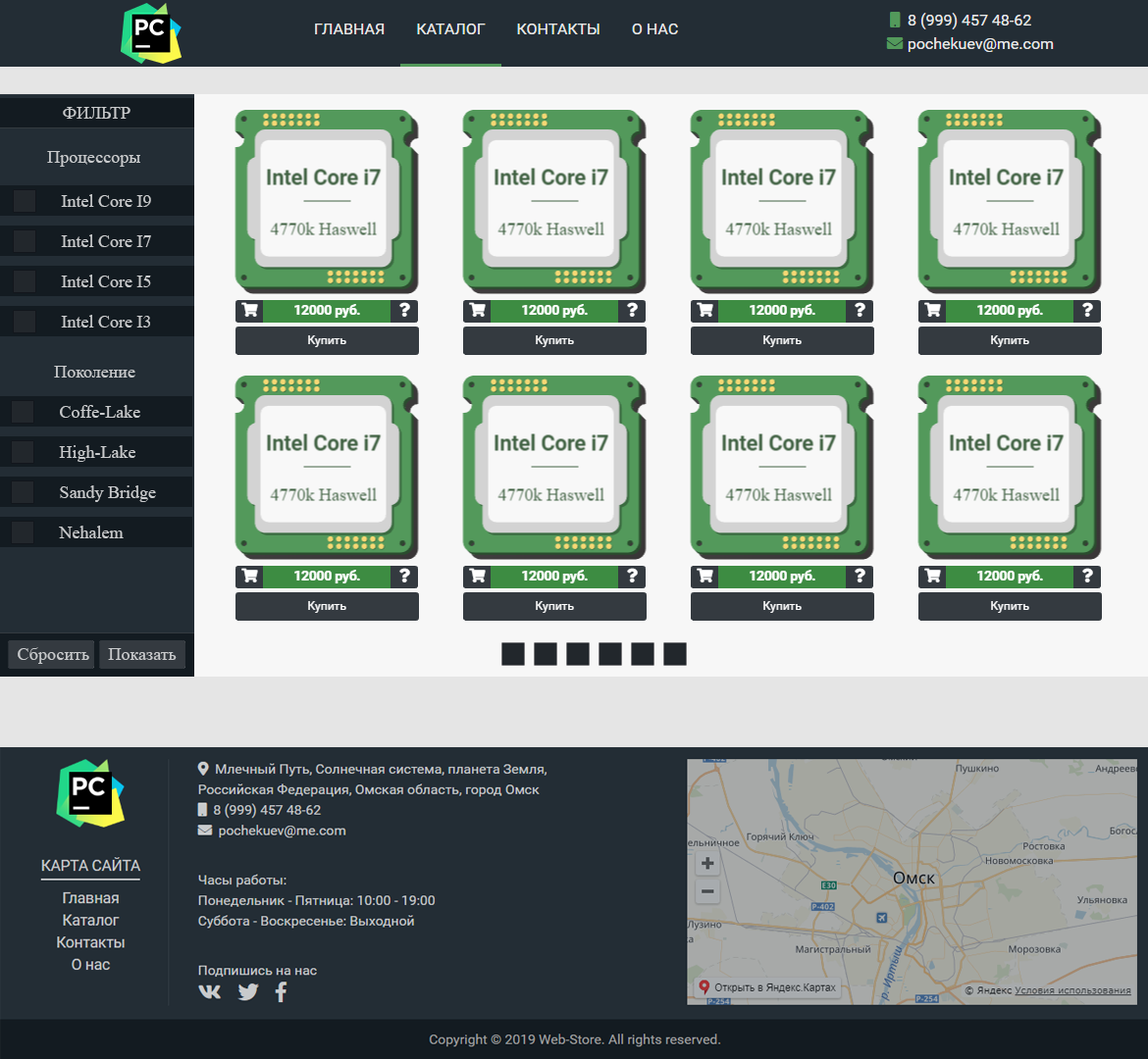
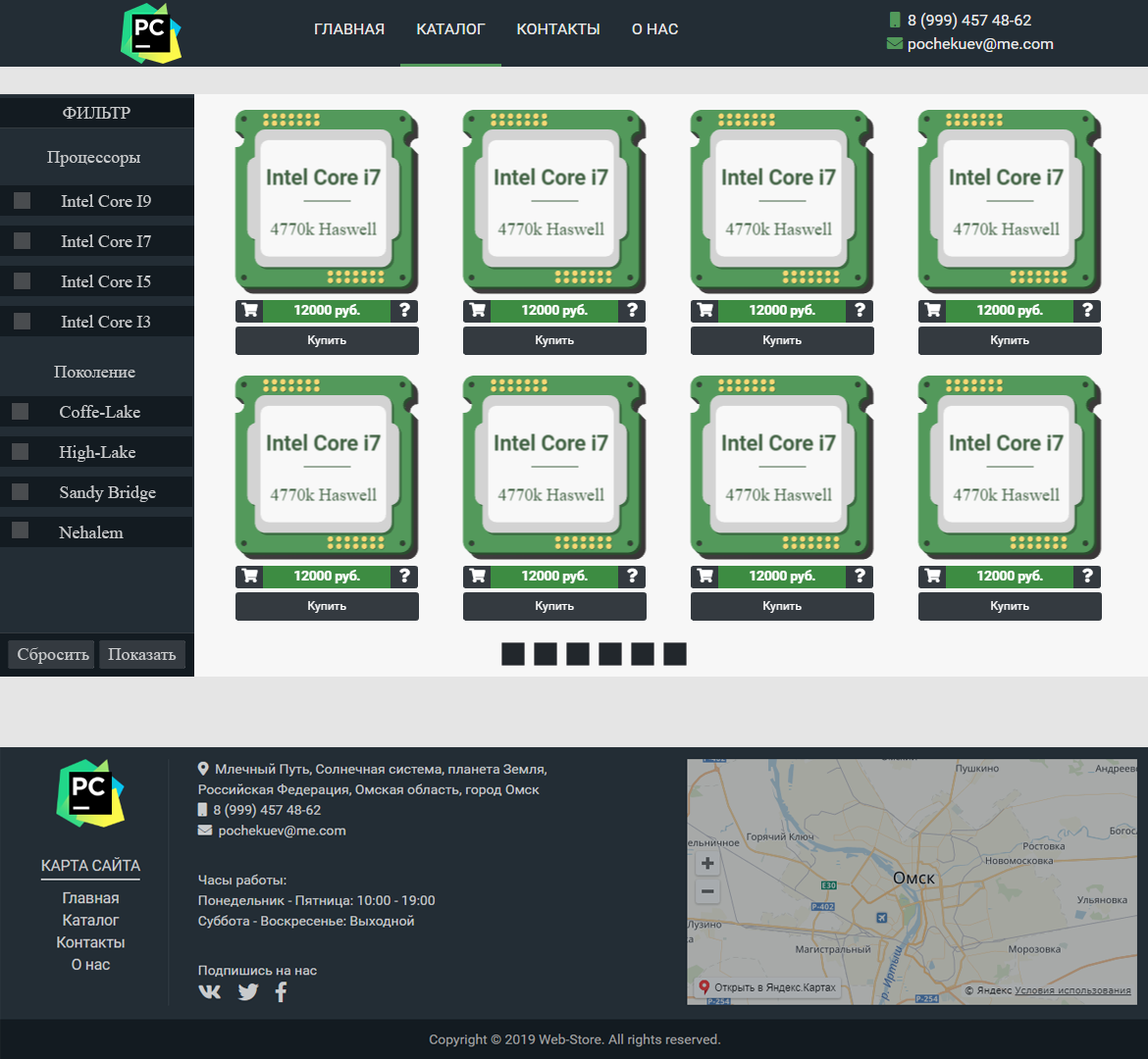
Before/after of a 1148px x 1059px layered artwork. What changed in the layer stack:
"checkbox1" (1st of 2, in "body" › "sidebar" › "proc" › "item1"): opacity 100% → 50%, painted on it over (13, 190, 36, 212)
"checkbox1 копия" (1st of 2, in "body" › "sidebar" › "proc" › "item2"): opacity 100% → 50%, painted on it over (13, 230, 36, 253)
"checkbox1 копия 2" (1st of 2, in "body" › "sidebar" › "proc" › "item3"): opacity 100% → 50%, painted on it over (13, 270, 36, 293)
"checkbox1 копия 3" (1st of 2, in "body" › "sidebar" › "proc" › "item4"): opacity 100% → 50%, painted on it over (13, 310, 36, 333)
"checkbox1" (2nd of 2, in "body" › "sidebar" › "gen" › "item1"): opacity 100% → 50%, painted on it over (11, 401, 34, 423)
"checkbox1 копия" (2nd of 2, in "body" › "sidebar" › "gen" › "item2"): opacity 100% → 50%, painted on it over (11, 441, 34, 463)
"checkbox1 копия 2" (2nd of 2, in "body" › "sidebar" › "gen" › "item3"): opacity 100% → 50%, painted on it over (11, 481, 34, 504)
"checkbox1 копия 3" (2nd of 2, in "body" › "sidebar" › "gen" › "item4"): opacity 100% → 50%, painted on it over (11, 521, 34, 544)
